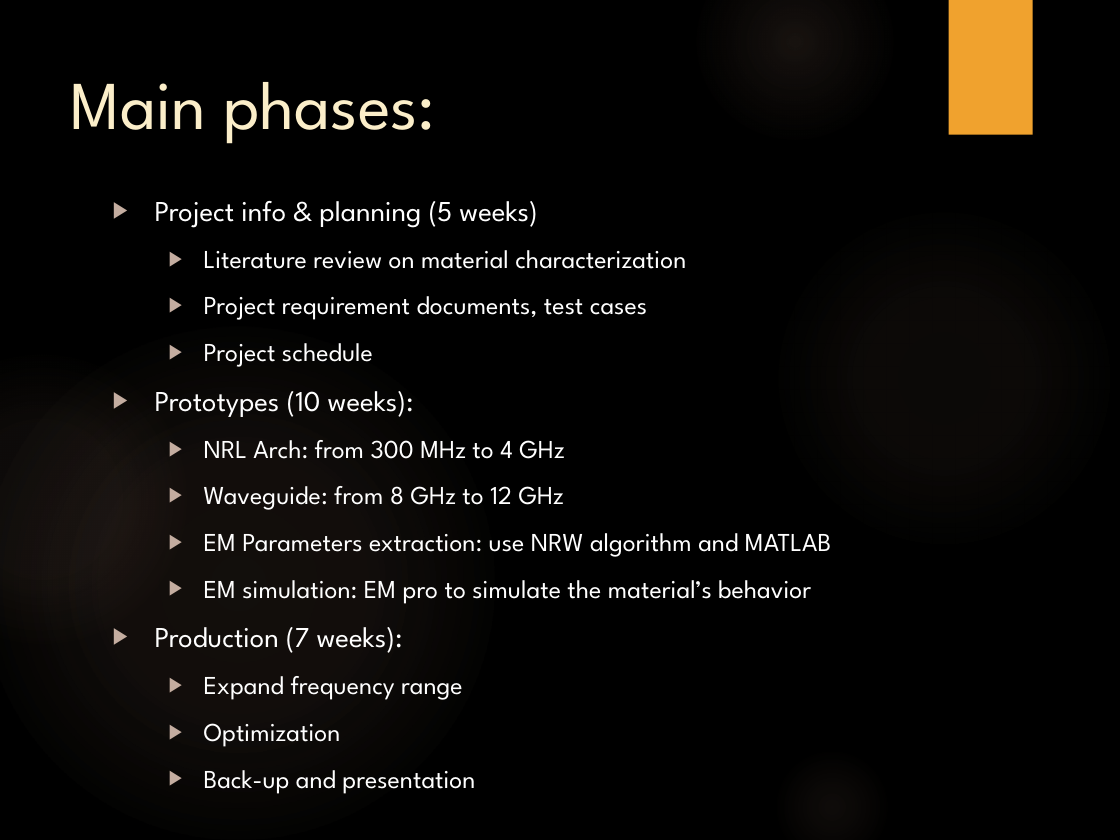
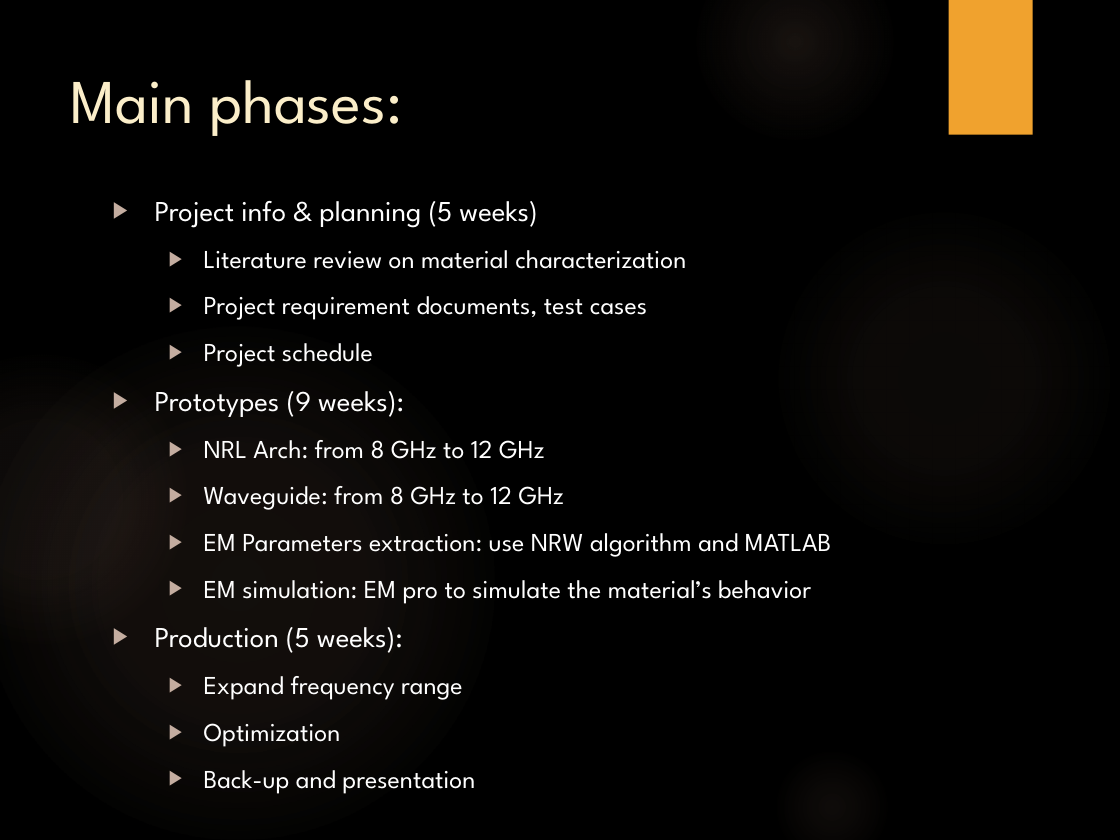
Before and after one commit to trankhiemha/ECE412-413-Capstone-Project-N3, a slide deck: slide 3 of Capstone project proposal presentation.pptx. Drawn at 1120x840 pixels with LibreOffice and Linux fonts; fonts in the diff are those of the drawing; background and template pictures are left out. Boxes give left, top, right and bottom in pixels: in the first picture for what was removed or moved away, otherwise in the second. Text is boxed around its words. In the diff, an @@ line names an element or a change of style, - is before the commit and + after.

```diff
--- a/Capstone project proposal presentation.pptx
+++ b/Capstone project proposal presentation.pptx
@@ title "Main phases:" at (71,80,402,136): size 44 to 40 pt @@
@@ text at (155,391,544,459): text changed @@
-▶ Prototypes (10 weeks):
-  ▶ NRL Arch: from 300 MHz to 4 GHz
+▶ Prototypes (9 weeks):
+  ▶ NRL Arch: from 8 GHz to 12 GHz
@@ text at (155,627,403,653): text changed @@
-▶ Production (7 weeks):
+▶ Production (5 weeks):
```
Also in this commit, not shown: 11 other slides changed, 2 slides added, 1 slide removed.
